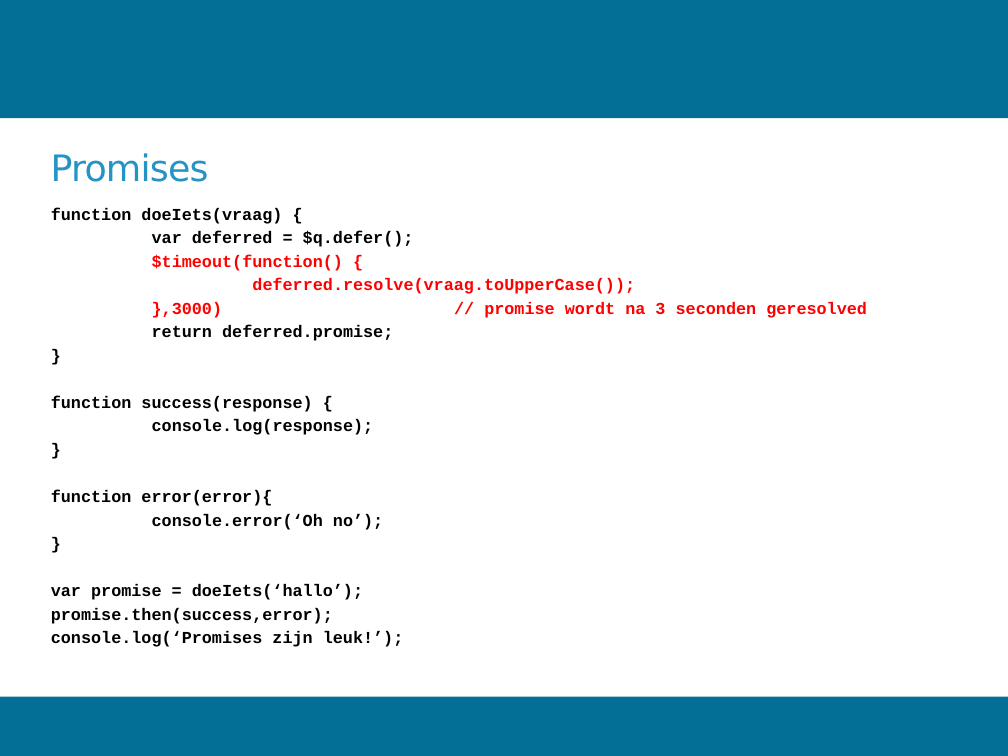
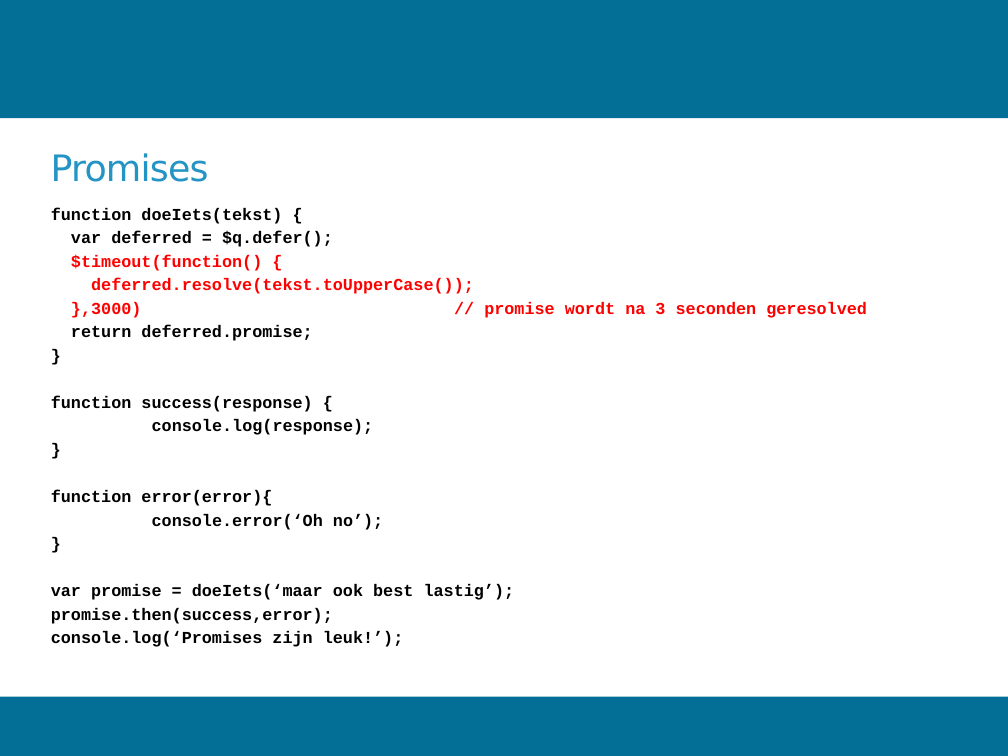
Before and after one commit to Woetjo/introAngular, a slide deck: slide 24 of introJavaScript.pptx (slide 21 before the commit). Drawn at 1008x756 pixels with LibreOffice and Linux fonts; fonts in the diff are those of the drawing; background and template pictures are left out. Boxes give left, top, right and bottom in pixels: in the first picture for what was removed or moved away, otherwise in the second. Text is boxed around its words. In the diff, an @@ line names an element or a change of style, - is before the commit and + after.

```diff
--- a/introJavaScript.pptx
+++ b/introJavaScript.pptx
@@ text at [51, 207, 282, 224]: text changed @@
-function doeIets(vraag) {
+function doeIets(tekst) {
@@ text at [91, 278, 474, 294]: text changed @@
-deferred.resolve(vraag.toUpperCase());
+deferred.resolve(tekst.toUpperCase());
@@ text at [51, 584, 515, 600]: text changed @@
-var promise = doeIets(‘hallo’);
+var promise = doeIets(‘maar ook best lastig’);
```
Also in this commit, not shown: 13 other slides changed, 4 slides added, 1 other file.
